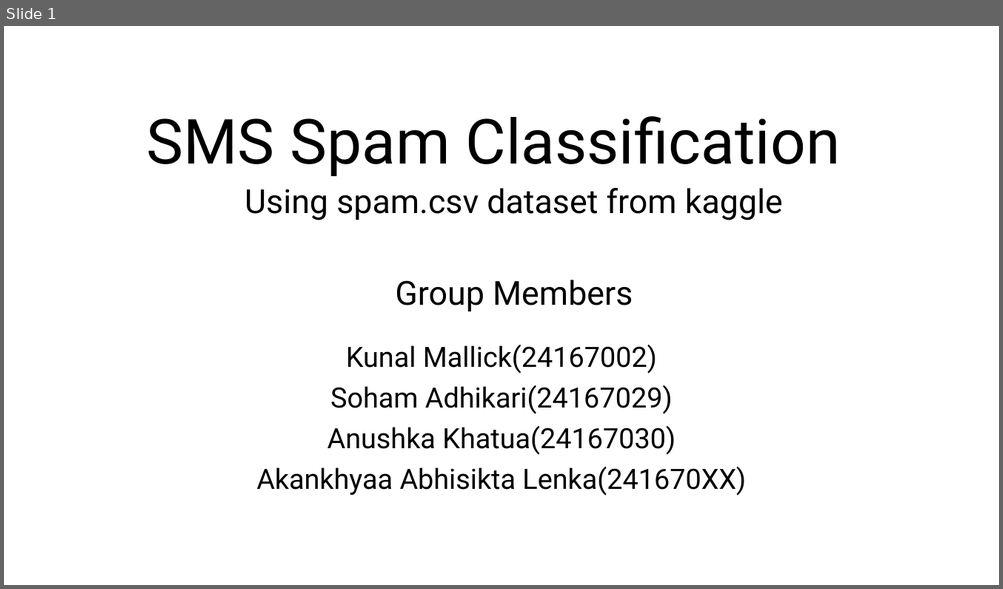
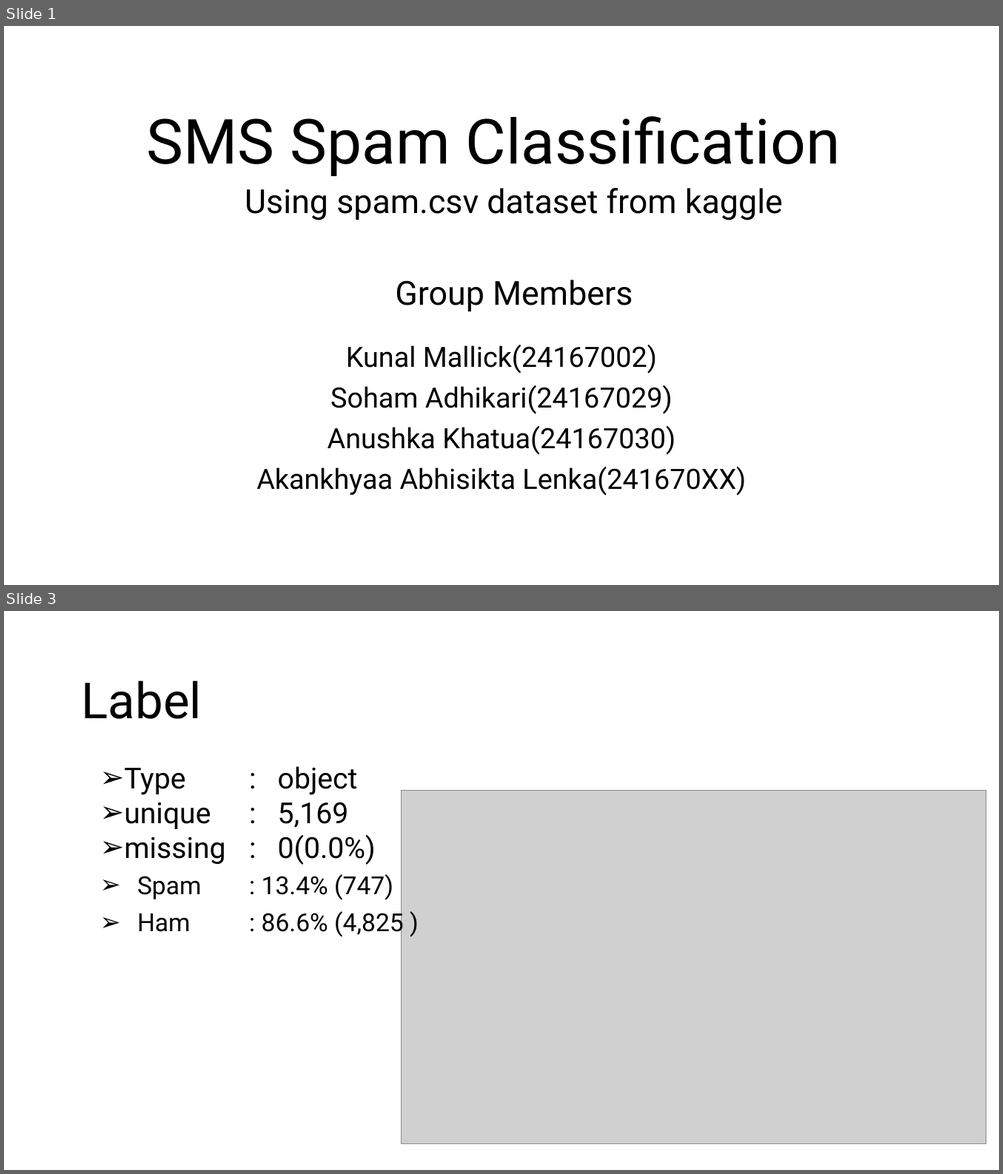
Before and after one commit to kunal-mallick/SMS_Spam_Detector, a slide deck: SMS Spam Classification.pptx. Shown one above the other, each under a label of ours: slide 1 before the commit, slides 1 and 3 after it; the slides between them are not shown. The pictures are 1003x589 and 1003x1174 pixels, drawn with LibreOffice and Linux fonts; fonts in the diff are those of the drawing; grey boxes stand for pictures. Boxes give left, top, right and bottom in pixels: in the first picture for what was removed or moved away, otherwise in the second. Text is boxed around its words. In the diff, an @@ line names an element or a change of style, - is before the commit and + after.

```diff
--- a/SMS Spam Classification.pptx
+++ b/SMS Spam Classification.pptx
@@ slide 3 added at <box>4,611,999,1170</box>, background #FFFFFF @@
@@ title added at <box>82,681,202,719</box>, 48 pt, text #000000 @@
+Label
@@ text added at <box>124,766,375,865</box>, 28 pt, text #000000 @@
+➢ Type : object
+➢ unique : 5,169
+➢ missing : 0(0.0%)
@@ picture added at <box>401,791,986,1145</box> @@
@@ text added at <box>137,874,404,937</box>, 24 pt, text #000000 @@
+➢ Spam : 13.4% (747)
+➢ Ham : 86.6% (4,825 )
```
Also in this commit, not shown: 2 slides changed, 1 other slide added, 1 slide removed.
